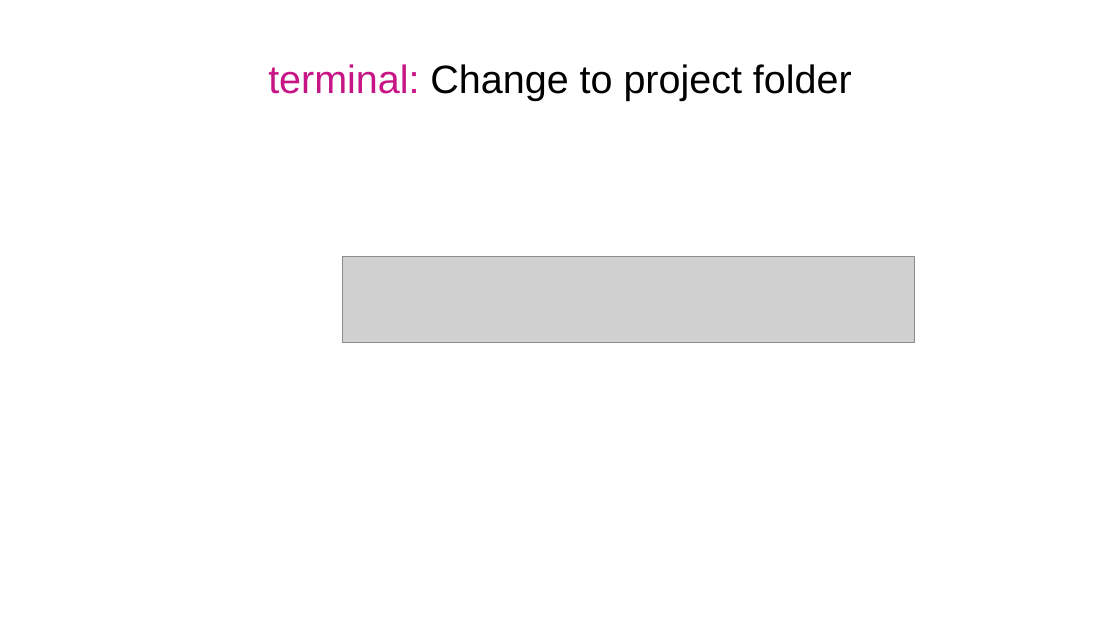
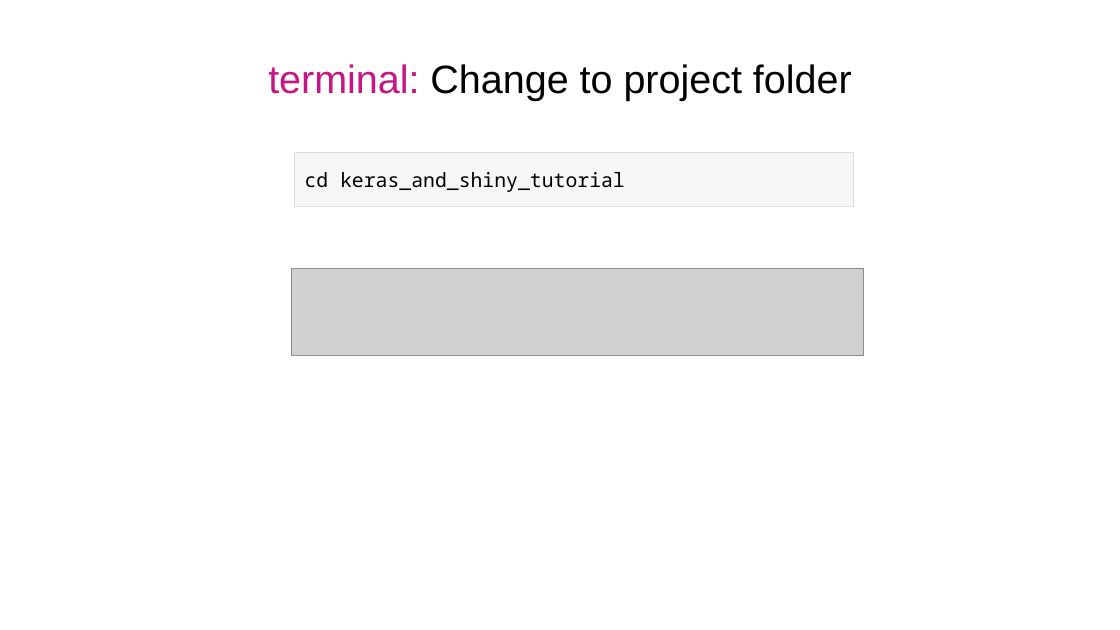
Before and after one commit to f0nzie/keras_and_shiny-tutorial, a slide deck: slide 5 of keras_and_shiny-tutorial.odp (slide 4 before the commit). Drawn at 1120x630 pixels with LibreOffice and Linux fonts; fonts in the diff are those of the drawing; grey boxes stand for pictures. Boxes give left, top, right and bottom in pixels: in the first picture for what was removed or moved away, otherwise in the second. Text is boxed around its words. In the diff, an @@ line names an element or a change of style, - is before the commit and + after.

Commit message:
basic project structure

```diff
--- a/keras_and_shiny-tutorial.odp
+++ b/keras_and_shiny-tutorial.odp
@@ rectangle added at bbox=[295, 152, 854, 206], fill #EEEEEE at 50% opacity, outline #DDDDDD 0 pt, 14 pt, text #000000 @@
+cd keras_and_shiny_tutorial
@@ picture: place and size @@
-picture at bbox=[343, 256, 915, 343]
+picture at bbox=[292, 269, 864, 356]
```
Also in this commit, not shown: 16 other slides changed, 2 slides added, 1 slide removed, 11 other files.
